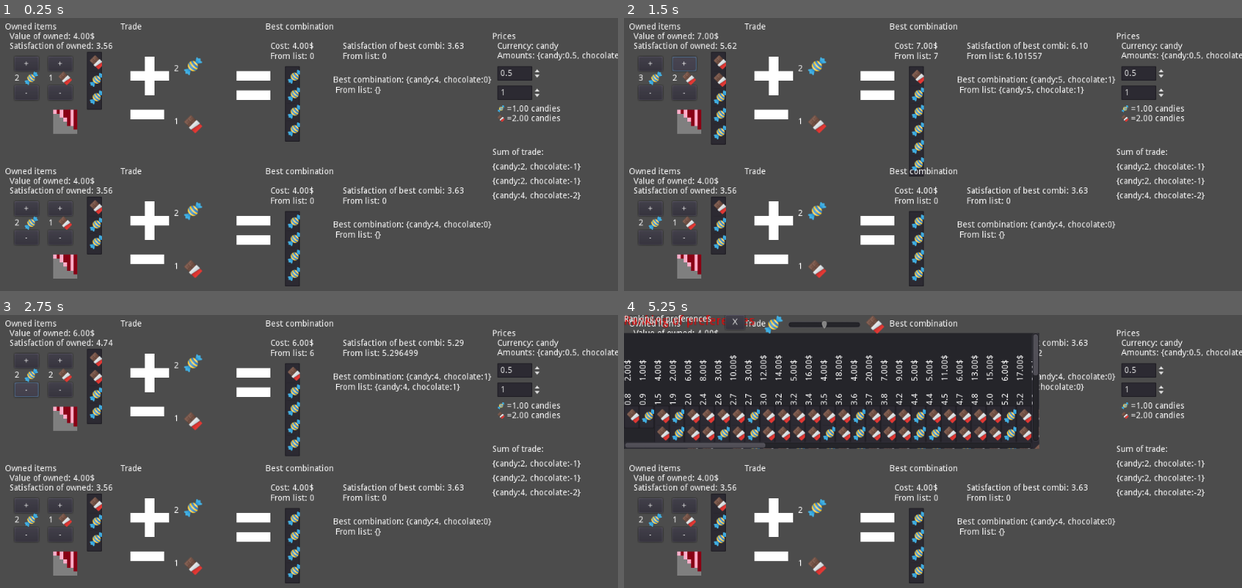
Above: before the commit, frames 1-4 (two rows, left to right).
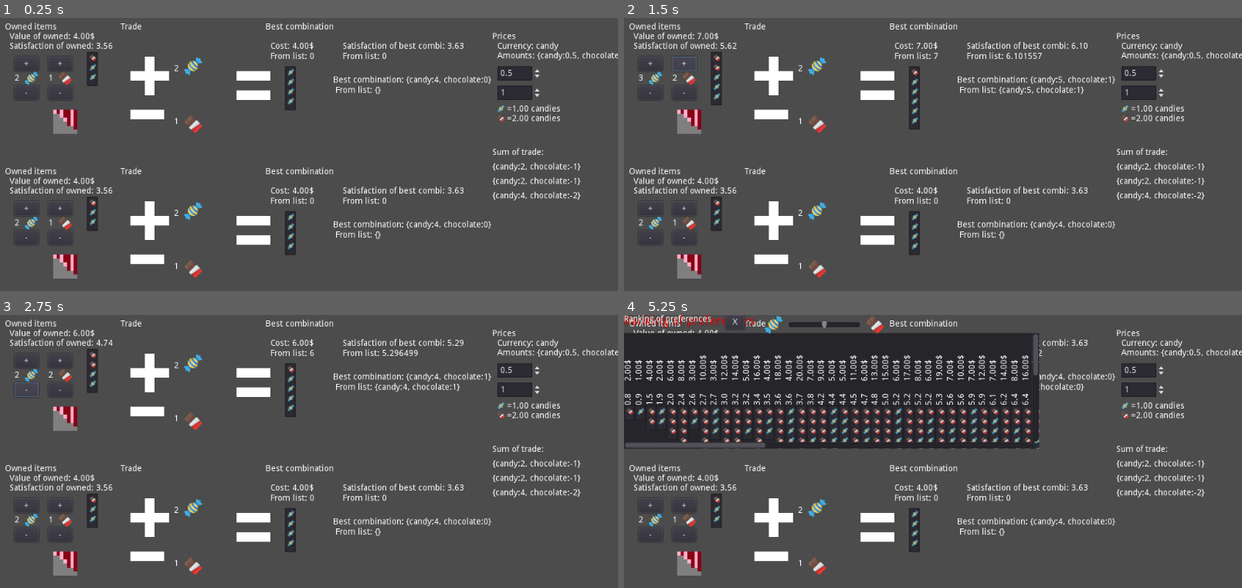
Above: after the commit, the same moments.

Repository: carlostgit/Prices
Game: Godot game, scene res://MainScene.tscn
Two runs of this game, one before a commit and one after it. Both use one fixed random seed, a clock stepped at 60 frames per second and the inputs below. The engine's default icon, where the game draws it, is replaced by a stand-in: a white triangle on a blue panel in a dark square.
Inputs (mouse positions are in pixels of both pictures, inside the frame that each line leads up to):
- Up to frame 1 (0.25 s): no input
- Up to frame 2 (1.5 s): click "+" at 0.5 s; click "+" at 1.25 s
- Up to frame 3 (2.75 s): click "-" at 2 s
- Up to frame 4 (5.25 s): click "-" at 2.75 s; click (654, 375) at 3.52 s; click (691, 375) at 4.27 s; click (691, 418) at 5.02 s

The runs differ from the first frame. In frame 1, 1.8% of the frame differs, in the area x 14-49%, y 12-99%; in frame 2, 2.2%; in frame 3, 2.0%; in frame 4, 8.9%, in the area x 0-68%, y 14-99%.

Commit message:
Cambios en CombinationItem para hacerlo más ajustable. Corrección en el ajuste de satisfaction

Diff:
--- a/CombinationItem.gd
+++ b/CombinationItem.gd
@@ -19,8 +19,8 @@
 #var _products = ["chocolate","candy"]
 var _products = Globals._products
 
-var _scale:float = 0.5
-var _fixed_icon_size:Vector2 = Vector2(50,50)
+var _scale:float = 0.2
+var _fixed_icon_size:Vector2 = Vector2(64,64)
 
 #var _arguments:Array = []
 
@@ -34,20 +34,27 @@
 const _param_space_for_name:float = 10.0
 const _param_space_for_extra_label:float = 40.0
 
+const _default_height:float = 200.0
+#const _default_width:float = 64.0
+
 # Called when the node enters the scene tree for the first time.
 func _ready():
-#	print ("ready!!")
+#	print ("test CombinationItem!!")
 #	init_default_test()
-#
-#	pass # Replace with function body.
+#	print(self.get_size().y)
+##
+	pass # Replace with function body.
 
 # Called every frame. 'delta' is the elapsed time since the previous frame.
 #func _process(delta):
-	pass
+#	print("_item_list.get_size()")
+#	print(_item_list.get_size())
+#	print(_fixed_icon_size.y*self._scale)
+#	pass
 
 func init_default_test():
 #	var default_canvas_item = CanvasItem.new()
-	var default_combidict = {"chocolate":1, "candy":2}
+	var default_combidict = {"chocolate":2, "candy":5}
 	_combination_dict = default_combidict
 
 	init_with_combidict(default_combidict,"combi_name",["lbl1","lbl2"])
@@ -81,6 +88,9 @@
 #	add_item_list(combidict_arg, labels_arg)
 #
 #	self.set_label(name_arg)
+#	if (0==self.get_size().x && 0==self.get_size().y):
+#		self.set_size(Vector2(self._default_width, self._default_height))
+
 	pass
 
 func add_name_label(label_name_arg:String)->void:
@@ -96,7 +106,6 @@
 	self.add_child(label_name)
 	_combination_name_label = label_name
 
-
 #
 func add_items_and_labels(combidict_arg:Dictionary, label_name_arg:String, labels_arg:Array):
 
@@ -105,10 +114,32 @@
 	for label in labels_arg:
 		assert(typeof(label)==TYPE_STRING)
 
+	var total_num_products:float = 0.0
+	for product in combidict_arg.keys():
+		var num_current_prod:float = combidict_arg[product]
+		total_num_products += ceil(num_current_prod)
 
 	var item_list:ItemList = ItemList.new()
+
+	var space_for_labels = calculate_space_for_labels(label_name_arg,labels_arg)
+	var parent_x_pos = self.get_position().x
+	var parent_y_pos = self.get_position().y
+
+	var fraction:float = 1.0
+	if total_num_products*_fixed_icon_size.y*self._scale > _default_height:
+		fraction = _default_height/(total_num_products*_fixed_icon_size.y*self._scale)
+
+
+	item_list.set_size(Vector2(_fixed_icon_size.x*self._scale + 5 , 1))
+
+	item_list.set_fixed_icon_size(Vector2(_fixed_icon_size.x ,_fixed_icon_size.y*fraction))
+
+	var chocolate_fraction_icon:ImageTexture = get_image_texture_fraction(_chocolate,_fixed_icon_size.y*fraction)
+	var candy_fraction_icon:ImageTexture = get_image_texture_fraction(_candy,_fixed_icon_size.y*fraction)
+	var default_fraction_icon:ImageTexture = get_image_texture_fraction(_dibujo_default,_fixed_icon_size.y*fraction)
+
 	var num_item=0
-	#var total_height = 0
+
 	for product in combidict_arg.keys():
 		var num_current_prod:float = combidict_arg[product]
 		var num_int_current_prod:int = floor(num_current_prod)
@@ -116,33 +147,21 @@
 
 		var icon =null
 		if(product == "chocolate"):
-			icon = _chocolate
+			icon = chocolate_fraction_icon
 		elif (product == "candy"):
-			icon = _candy
+			icon = candy_fraction_icon
 		else:
-			icon = _dibujo_default
+			icon = default_fraction_icon
 			assert(false)
 
 		for pro in num_int_current_prod:
-			#total_height += icon.get_size().y+6
 			item_list.add_icon_item(icon)
-			#item_list.add_item("bla blaldjaf")
 			num_item +=  1
 
 		if partial_prod_amount>0:
-#			item_list.add_item(str(partial_prod_amount))
-#			if(product == "chocolate"):
-#				icon = _part_chocolate
-#			elif (product == "candy"):
-#				icon = _part_candy
-#			else:
-#				icon = _dibujo_default
-#				assert(false)
-
 			var image : Image = icon.get_data()
 			image.lock()
 			for x in image.get_width():
-				partial_prod_amount
 				if partial_prod_amount > (float(x)/float(image.get_width())):
 					for y in image.get_height():
 						image.set_pixel(x,y,Color(0,0,0,0))
@@ -152,40 +171,24 @@
 			item_list.add_icon_item(texture)
 			num_item += 1
 
-
-	var parent_x_pos = self.get_position().x
-	var parent_y_pos = self.get_position().y
-
-	item_list.set_size(_fixed_icon_size*_scale)
-	item_list.set_fixed_icon_size(_fixed_icon_size)
-#	var current_position_x = self.get_position().x+item_list.get_size().x
-#	var current_position_x = 0
-
-	var space_for_labels = calculate_space_for_labels(label_name_arg,labels_arg)
-
 	var this_item_list_pos=Vector2(0, 0 + space_for_labels)
 	item_list.set_position(this_item_list_pos)
 	item_list.set_auto_height(true)
-	#item_list.set_fixed_column_width(_fixed_icon_size.x*0.3)
+
+#	item_list.set_icon_scale(_scale)
 	item_list.set_icon_scale(_scale)
+
+#	print("item_list.get_size()")
+#	print(item_list.get_size())
+
 	_item_list = item_list
 
 	self.add_child(_item_list)
 
-	#TODO: Hacer método independiente para establecer los labels
-	#Pq quiero que se puedan cambiar los label, sin tener que rehacer el resto de items.
-
-
 	add_labels(label_name_arg,labels_arg,space_for_labels)
 
 
-	#self.draw_string(_font, this_item_list_pos,String(52),Color(1,1,1))
-
-	pass
-
-
 func calculate_space_for_labels(label_name_arg:String, extra_labels_arg:Array) ->float:
-
 
 	var space_for_labels:float = 0
 	if label_name_arg != "":
@@ -232,6 +235,8 @@
 
 
 func get_width() -> float:
+	if _item_list:
+		return _item_list.get_size().x
 	return _fixed_icon_size.x*_scale
 
 func get_combidict() -> Dictionary:
@@ -244,3 +249,20 @@
 func highlight(color_arg:Color) -> void:
 	self._item_list.set_item_custom_bg_color(0,color_arg)
 	_item_list.update() #necesario para que se repinte y se vea el cambio de color
+
+
+func get_image_texture_fraction(texture_arg:Texture,height_max_arg:int) -> ImageTexture:
+	var image : Image = texture_arg.get_data()
+#	print("before")
+#	print(image.get_size())
+	image.lock()
+	if height_max_arg < image.get_height():
+		image.crop(image.get_width(),height_max_arg)
+	image.unlock()
+	var texture = ImageTexture.new()
+	texture.create_from_image(image)
+
+#	print("after")
+#	print(image.get_size())
+
+	return texture
--- a/CombinationItem.tscn
+++ b/CombinationItem.tscn
@@ -3,8 +3,8 @@
 [ext_resource path="res://CombinationItem.gd" type="Script" id=1]
 
 [node name="CombinationItem" type="Control"]
-margin_right = 10.0
-margin_bottom = 50.0
+margin_right = 97.0
+margin_bottom = 266.0
 script = ExtResource( 1 )
 __meta__ = {
 "_edit_use_anchors_": false
--- a/CombinationItemList.gd
+++ b/CombinationItemList.gd
@@ -32,7 +32,7 @@
 var _combidict_combinationitem:Dictionary = {}
 
 var _scale:float = 0.5
-var _fixed_icon_size:Vector2 = Vector2(50,50)
+#var _fixed_icon_size:Vector2 = Vector2(50,50)
 
 var _font = load("res://new_dynamicfont.tres")
 
@@ -41,7 +41,7 @@
 func _ready():
 	#self.set_size(Vector2(40,40))
 	#comentar lo siguiente cundo esté debugeado
-	#init_default_test()
+#	init_default_test()
 	#$Label.set_text(str($ScrollContainer/Panel))
 
 	#
--- a/PersonScene.gd
+++ b/PersonScene.gd
@@ -421,8 +421,8 @@
 
 func _on_CandyChocolatePrefSlider_value_changed(value):
 #	TODO
-	var candy_max_satisf:float = 10-value
-	var chocolate_max_satisf:float = value
+	var candy_max_satisf:float = 11-value
+	var chocolate_max_satisf:float = 1+value
 	_satisfaction_calculator.set_max_satisfaction_of_product("chocolate", chocolate_max_satisf)
 	_satisfaction_calculator.set_max_satisfaction_of_product("candy", candy_max_satisf)
 	update_ranking_of_preferences()
Not shown: 1 places in MainScene.tscn that only renumber resources
